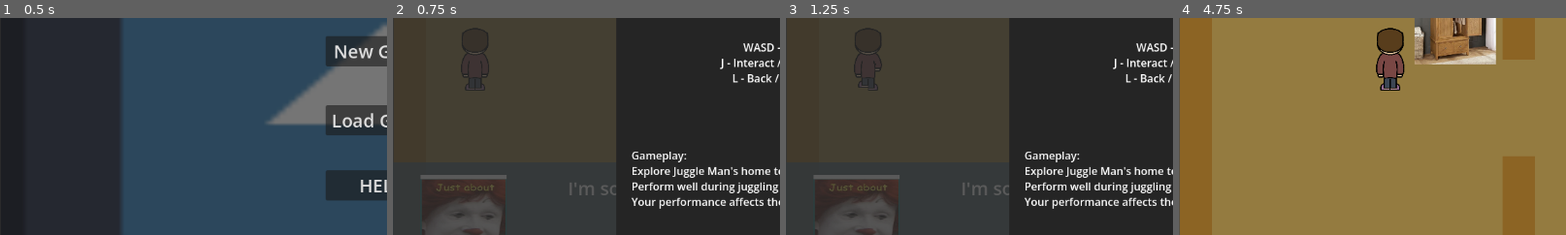
Above: before the commit, frames 1-4 (left to right).
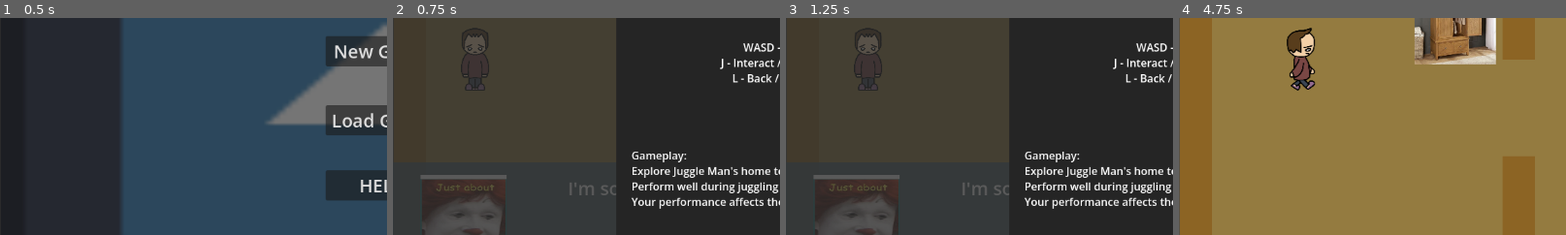
Above: after the commit, the same moments.

Repository: Isabelle1909/JuggleManMania
Game: Godot game, scene res://scenes/ui_scenes/MainMenu.tscn
The game is run twice, just before and just after one commit, with the same random seed, the same clock (stepped at 60 frames per second) and the same inputs. The engine's default icon, where the game draws it, is replaced by a stand-in: a white triangle on a blue panel in a dark square.
Inputs:
- Up to frame 1 (0.5 s): no input
- Up to frame 2 (0.75 s): click "New Game" at 0.5 s
- Up to frame 3 (1.25 s): no input
- Up to frame 4 (4.75 s): click "Press J to continue" at 1.25 s; click "Press J to continue" at 2 s; tap Enter at 2.75 s; hold Right (ui_right) 2.78-3.53 s; tap J (interact) at 2.85, 4.35 s; hold L (back) 3.53-4.28 s; tap T (test input 1) at 3.6 s; hold Right (ui_right) from 4.28 s (still down)
The pictures show only the part of the screen within x 0-50%, y 27-77%; the shares and areas given below are measured in that part.

Frame 1 is identical in both runs. In frame 2, 0.3% of the frame differs, in the area x 18-24%, y 8-34%; in frame 3, 0.3%; in frame 4, 3.3%, in the area x 27-59%, y 4-34%.
Error before the commit: Invalid assignment of property or key 'frame' with value of type 'int' on a base object of type 'null instance'. (res://scripts/house_level/player.gd:81)

Commit message:
sprites in

Diff:
--- a/juggle-man-mania-project/scenes/house_level/player.tscn
+++ b/juggle-man-mania-project/scenes/house_level/player.tscn
@@ -4,6 +4,22 @@
 [ext_resource type="Texture2D" uid="uid://2yuknp36n85a" path="res://assets/player assets/IMG_0249.png" id="2_hhlhx"]
 [ext_resource type="Texture2D" uid="uid://c5mu2dp0cd8fg" path="res://assets/player assets/IMG_0236.png" id="3_bbfi4"]
 
+[sub_resource type="AtlasTexture" id="AtlasTexture_hhlhx"]
+atlas = ExtResource("2_hhlhx")
+region = Rect2(192, 96, 48, 96)
+
+[sub_resource type="AtlasTexture" id="AtlasTexture_bbfi4"]
+atlas = ExtResource("2_hhlhx")
+region = Rect2(96, 0, 48, 96)
+
+[sub_resource type="AtlasTexture" id="AtlasTexture_canvm"]
+atlas = ExtResource("2_hhlhx")
+region = Rect2(288, 0, 48, 96)
+
+[sub_resource type="AtlasTexture" id="AtlasTexture_ebj7b"]
+atlas = ExtResource("2_hhlhx")
+region = Rect2(384, 0, 48, 96)
+
 [sub_resource type="AtlasTexture" id="AtlasTexture_mfrcg"]
 atlas = ExtResource("2_hhlhx")
 region = Rect2(96, 96, 48, 96)
@@ -67,6 +83,22 @@
 [sub_resource type="AtlasTexture" id="AtlasTexture_cinq6"]
 atlas = ExtResource("2_hhlhx")
 region = Rect2(48, 96, 48, 96)
+
+[sub_resource type="AtlasTexture" id="AtlasTexture_ey7gu"]
+atlas = ExtResource("3_bbfi4")
+region = Rect2(192, 96, 48, 96)
+
+[sub_resource type="AtlasTexture" id="AtlasTexture_nh1hx"]
+atlas = ExtResource("3_bbfi4")
+region = Rect2(96, 0, 48, 96)
+
+[sub_resource type="AtlasTexture" id="AtlasTexture_jphsi"]
+atlas = ExtResource("3_bbfi4")
+region = Rect2(288, 0, 48, 96)
+
+[sub_resource type="AtlasTexture" id="AtlasTexture_oki7d"]
+atlas = ExtResource("3_bbfi4")
+region = Rect2(384, 0, 48, 96)
 
 [sub_resource type="AtlasTexture" id="AtlasTexture_y2twg"]
 atlas = ExtResource("3_bbfi4")
@@ -134,22 +166,34 @@
 
 [sub_resource type="SpriteFrames" id="SpriteFrames_canvm"]
 animations = [{
-"frames": [],
+"frames": [{
+"duration": 1.0,
+"texture": SubResource("AtlasTexture_hhlhx")
+}],
 "loop": true,
 "name": &"clown_idle_back",
 "speed": 5.0
 }, {
-"frames": [],
+"frames": [{
+"duration": 1.0,
+"texture": SubResource("AtlasTexture_bbfi4")
+}],
 "loop": true,
 "name": &"clown_idle_front",
 "speed": 5.0
 }, {
-"frames": [],
+"frames": [{
+"duration": 1.0,
+"texture": SubResource("AtlasTexture_canvm")
+}],
 "loop": true,
 "name": &"clown_idle_left",
 "speed": 5.0
 }, {
-"frames": [],
+"frames": [{
+"duration": 1.0,
+"texture": SubResource("AtlasTexture_ebj7b")
+}],
 "loop": true,
 "name": &"clown_idle_right",
 "speed": 5.0
@@ -218,26 +262,38 @@
 "duration": 1.0,
 "texture": SubResource("AtlasTexture_cinq6")
 }],
-"loop": true,
+"loop": false,
 "name": &"clown_walk_right",
 "speed": 5.0
 }, {
-"frames": [],
+"frames": [{
+"duration": 1.0,
+"texture": SubResource("AtlasTexture_ey7gu")
+}],
 "loop": true,
 "name": &"normal_idle_back",
 "speed": 5.0
 }, {
-"frames": [],
+"frames": [{
+"duration": 1.0,
+"texture": SubResource("AtlasTexture_nh1hx")
+}],
 "loop": true,
 "name": &"normal_idle_front",
 "speed": 5.0
 }, {
-"frames": [],
+"frames": [{
+"duration": 1.0,
+"texture": SubResource("AtlasTexture_jphsi")
+}],
 "loop": true,
 "name": &"normal_idle_left",
 "speed": 5.0
 }, {
-"frames": [],
+"frames": [{
+"duration": 1.0,
+"texture": SubResource("AtlasTexture_oki7d")
+}],
 "loop": true,
 "name": &"normal_idle_right",
 "speed": 5.0
@@ -319,8 +375,8 @@
 
 [node name="AnimatedSprite2D" type="AnimatedSprite2D" parent="." unique_id=326784924]
 sprite_frames = SubResource("SpriteFrames_canvm")
-animation = &"clown_idle_right"
-autoplay = "normal_walk_back"
+animation = &"normal_idle_front"
+autoplay = "normal_idle_front"
 
 [node name="CollisionShape2D" type="CollisionShape2D" parent="." unique_id=633170641]
 shape = SubResource("RectangleShape2D_onrkg")
--- a/juggle-man-mania-project/scripts/global/system_manager.gd
+++ b/juggle-man-mania-project/scripts/global/system_manager.gd
@@ -18,7 +18,7 @@
 var save_scr = load("res://scenes/ui_scenes/SaveMenu.tscn")
 
 var house_position
-
+var in_costume = false
 
 func calculate_mood():
 	#use total JP / potential JP to figure out mood
--- a/juggle-man-mania-project/scripts/house_level/player.gd
+++ b/juggle-man-mania-project/scripts/house_level/player.gd
@@ -1,7 +1,7 @@
 extends CharacterBody2D
 
 const tile_size: Vector2 = Vector2(48, 48)
-@onready var spr = $Sprite2D
+@onready var animated_sprite = $AnimatedSprite2D
 @onready var housecam = get_parent().get_node("Camera2D")
 var sprite_node_pos_tween: Tween
 var facing_ray
@@ -10,6 +10,7 @@
 var true_disabled = false
 var instanced = false
 var dir
+var ani = "idle_"
 
 
 
@@ -22,20 +23,25 @@
 			if Input.is_action_pressed("ui_up"):
 				facing_ray = $up
 				dir = Vector2(0,-1)
+				ani = "walk_"
 			elif Input.is_action_pressed("ui_down"):
 				facing_ray = $down
 				dir = Vector2(0,1)
+				ani = "walk_"
 			elif Input.is_action_pressed("ui_left"):
 				facing_ray = $left
 				dir = Vector2(-1,0)
+				ani = "walk_"
 			elif Input.is_action_pressed("ui_right"):
 				facing_ray = $right
 				dir = Vector2(1,0)
+				ani = "walk_"
 			else:
 				dir = Vector2(0,0)
+				ani = "idle_"
 
 			if facing_ray != null && dir != null:
-				animation_manager(dir)
+				animation_manager()
 				if !facing_ray.is_colliding():
 						_move(dir)
 						item_near = "none"
@@ -76,23 +82,33 @@
 
 
 
-func animation_manager(dir):
-	if dir.x > 0 && dir.y == 0:
-		spr.frame = 2
-	elif dir.x < 0 && dir.y == 0:
-		spr.frame = 0
-	elif dir.x == 0 && dir.y > 0:
-		spr.frame = 1
-	elif dir.x == 0 && dir.y < 0:
-		spr.frame = 3
+func animation_manager():
+	var cos
+	var face
+	if SystemManager.in_costume:
+		cos = "clown_"
+	else:
+		cos = "normal_"
+	if facing_ray.name.contains("up"):
+		face = "back"
+	elif facing_ray.name.contains("down"):
+		face = "front"
+	elif facing_ray.name.contains("left"):
+		face = "left"
+	elif facing_ray.name.contains("right"):
+		face = "right"
+
+	var animation = str(cos,ani,face)
+	animated_sprite.play(animation)
 
 
 func _move(dir: Vector2):
+
 	global_position += dir * tile_size
-	$Sprite2D.global_position -= dir * tile_size
+	animated_sprite.global_position -= dir * tile_size
 
 	if sprite_node_pos_tween:
 		sprite_node_pos_tween.kill()
 	sprite_node_pos_tween = create_tween()
 	sprite_node_pos_tween.set_process_mode(Tween.TWEEN_PROCESS_PHYSICS)
-	sprite_node_pos_tween.tween_property($Sprite2D, "global_position", global_position, 0.285).set_trans(Tween.TRANS_LINEAR)
+	sprite_node_pos_tween.tween_property(animated_sprite, "global_position", global_position, 0.285).set_trans(Tween.TRANS_LINEAR)
